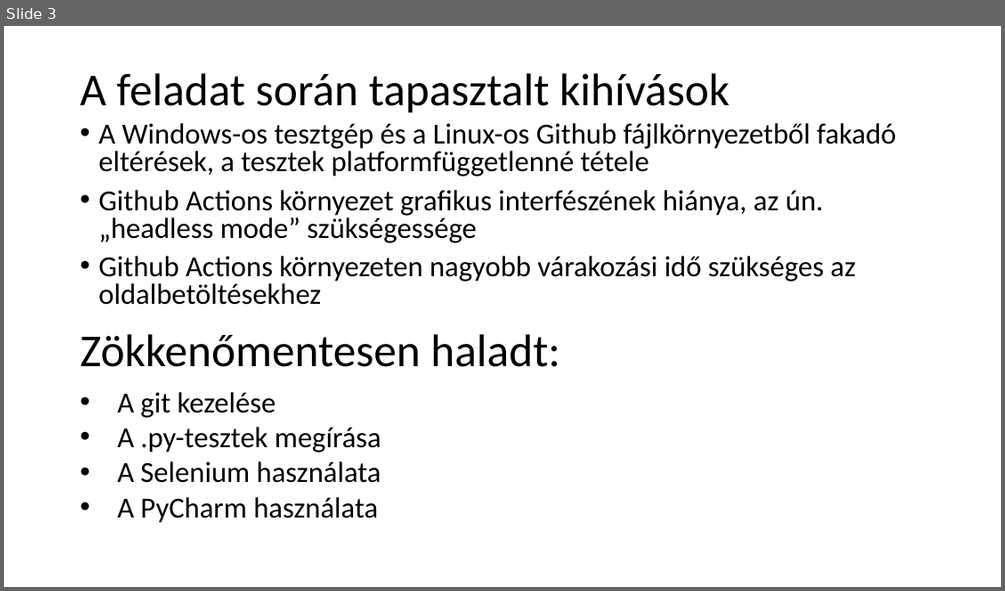
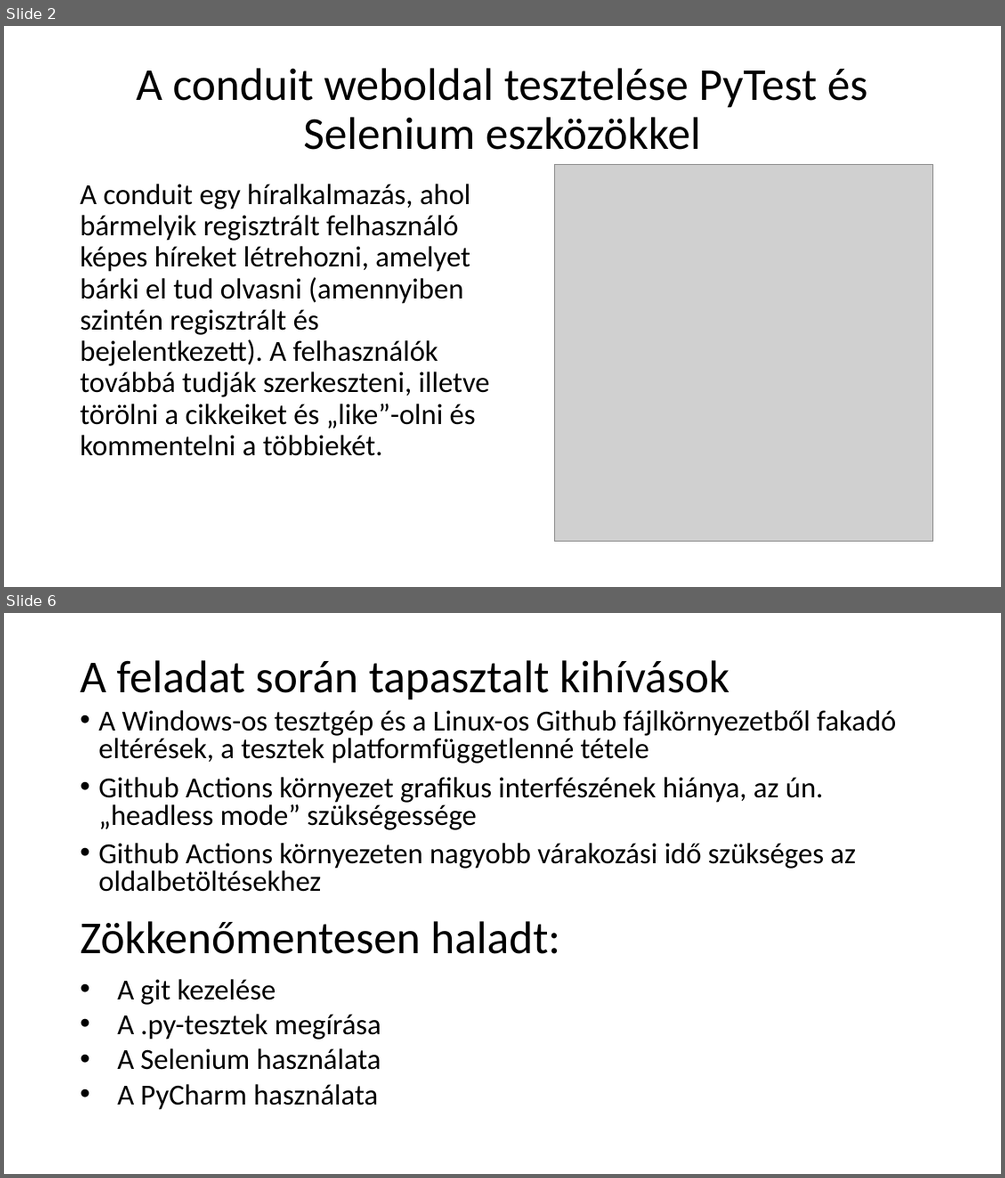
Before and after one commit to BalazsSzoboszlay/conduit, a slide deck: A conduit rendszer tesztelése.pptx. Shown one above the other, each under a label of ours: slide 3 before the commit, slides 2 and 6 after it; the slides between them are not shown. The pictures are 1005x591 and 1005x1178 pixels, drawn with LibreOffice and Linux fonts; fonts in the diff are those of the drawing; grey boxes stand for pictures. Boxes give left, top, right and bottom in pixels: in the first picture for what was removed or moved away, otherwise in the second. Text is boxed around its words. In the diff, an @@ line names an element or a change of style, - is before the commit and + after.

```diff
--- a/A conduit rendszer tesztelése.pptx
+++ b/A conduit rendszer tesztelése.pptx
@@ slide 2 added at (x1=4, y1=26, x2=1001, y2=587), background #FFFFFF @@
@@ title added at (x1=136, y1=68, x2=868, y2=150), 44 pt, text #000000 @@
+A conduit weboldal tesztelése PyTest és Selenium eszközökkel
@@ text added at (x1=80, y1=184, x2=490, y2=456), 28 pt, text #000000 @@
+A conduit egy híralkalmazás, ahol bármelyik regisztrált felhasználó képes híreket létrehozni, amelyet bárki el tud olvasni (amennyiben szintén regisztrált és bejelentkezett). A felhasználók továbbá tudják szerkeszteni, illetve törölni a cikkeiket és „like”-olni és kommentelni a többiekét.
@@ picture added at (x1=554, y1=164, x2=933, y2=541) @@
@@ what was slide 3 is now slide 6 @@
```
Also in this commit, not shown: 4 other slides added, 2 slides removed.
